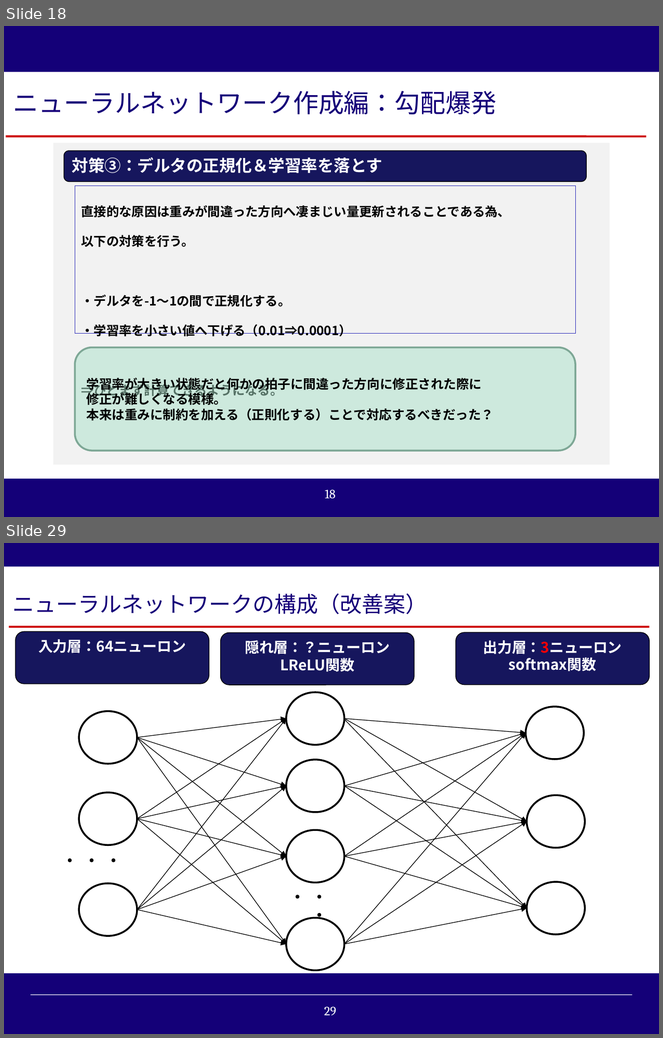
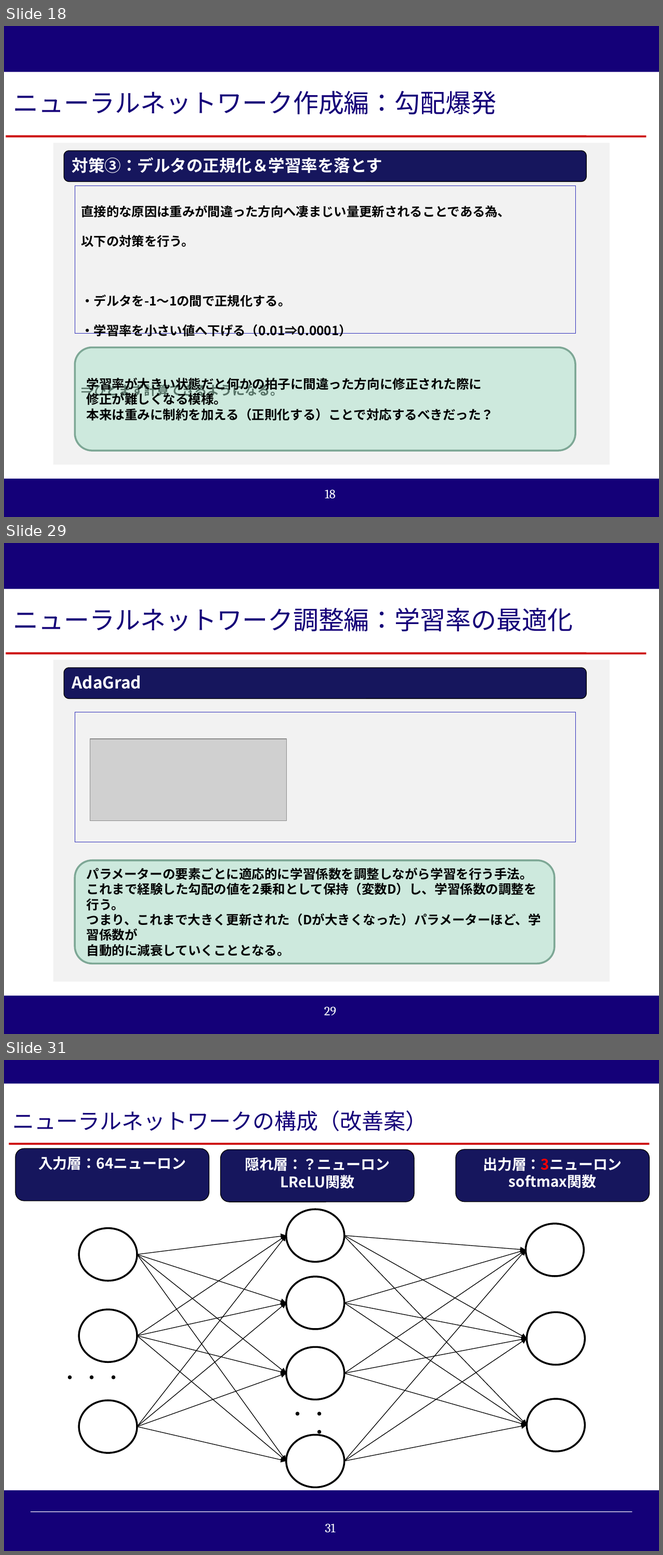
Before and after one commit to reversi-ir/ai-program, a slide deck: reversi-ai/result/オセロAI_技術アカデミー用説明資料.pptx. Shown one above the other, each under a label of ours: slides 18 and 29 before the commit, slides 18, 29 and 31 after it; the slides between them are not shown. The pictures are 663x1038 and 663x1555 pixels, drawn with LibreOffice and Linux fonts; fonts in the diff are those of the drawing; grey boxes stand for pictures; background and template pictures are left out. Boxes give left, top, right and bottom in pixels: in the first picture for what was removed or moved away, otherwise in the second. Text is boxed around its words. In the diff, an @@ line names an element or a change of style, - is before the commit and + after.

Commit message:
学習中

```diff
--- a/reversi-ai/result/オセロAI_技術アカデミー用説明資料.pptx
+++ b/reversi-ai/result/オセロAI_技術アカデミー用説明資料.pptx
@@ slide 29 added at (4, 543, 659, 1034), background #140078; not listed: 2 template elements that a slide beside it also shows @@
@@ rectangle added at (4, 589, 659, 996), fill #FFFFFF @@
@@ rectangle added at (7, 589, 646, 650), fill #FFFFFF, 28 pt, text #140078 @@
+ニューラルネットワーク調整編：学習率の最適化
@@ line added from (6, 654) to (647, 654), #CC0000 2.25 pt @@
@@ rectangle added at (53, 659, 609, 982), fill #F2F2F2 @@
@@ rounded rectangle added at (64, 667, 586, 698), fill #17175C, outline #000000 0.75 pt, 18 pt, text #FFFFFF, bold @@
+AdaGrad
@@ rectangle added at (75, 713, 575, 843), outline #2D2DB9 0.75 pt @@
@@ picture added at (90, 739, 286, 821) @@
@@ rounded rectangle added at (75, 861, 554, 964), fill #AAE2CA at 50% opacity, outline #7EA795 2 pt, 14 pt, text #000000, bold @@
+パラメーターの要素ごとに適応的に学習係数を調整しながら学習を行う手法。
+これまで経験した勾配の値を2乗和として保持（変数D）し、学習係数の調整を行う。
+つまり、これまで大きく更新された（Dが大きくなった）パラメーターほど、学習係数が
+自動的に減衰していくこととなる。
@@ what was slide 29 is now slide 31 @@
@@ page number at (325, 1524, 335, 1533): text changed @@
-29
+31
```
Also in this commit, not shown: 3 slides changed, 2 other slides added, 1 slide removed, 19 other files.
